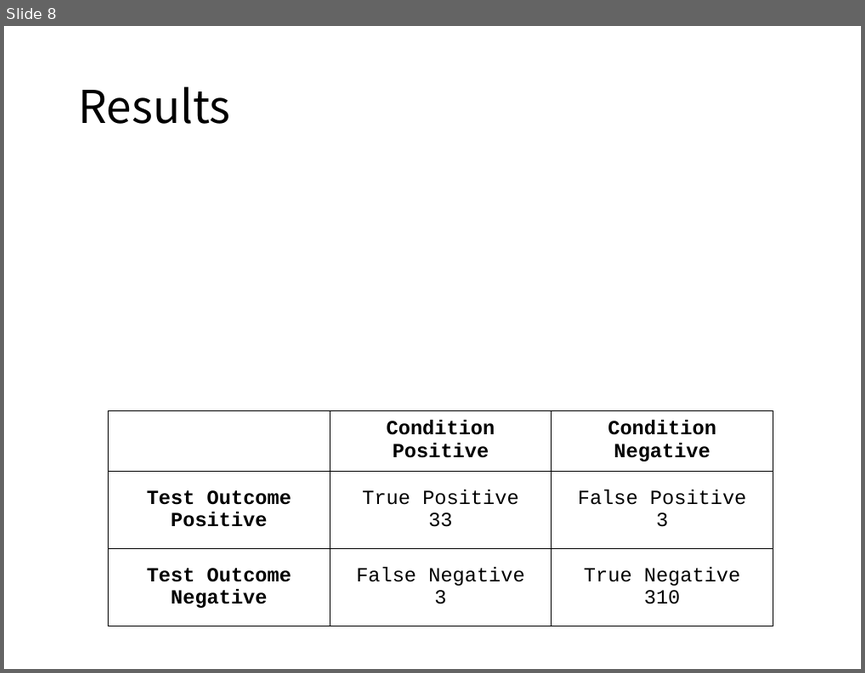
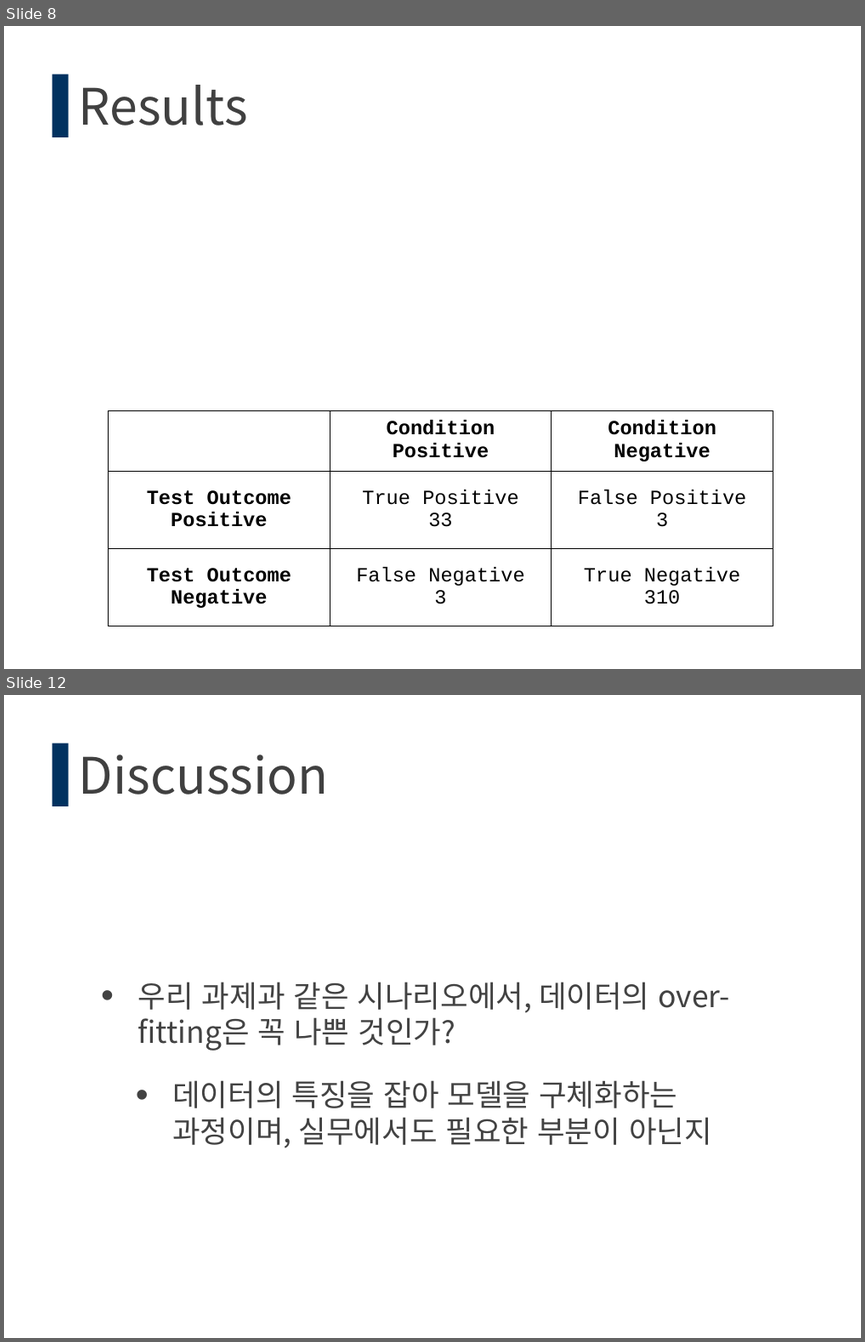
Before and after one commit to tebica/datacontest, a slide deck: [SEP592] Contest 2조(임석빈,박민우).pptx. Shown one above the other, each under a label of ours: slide 8 before the commit, slides 8 and 12 after it; the slides between them are not shown. The pictures are 865x673 and 865x1342 pixels, drawn with LibreOffice and Linux fonts; fonts in the diff are those of the drawing; grey boxes stand for pictures; background and template pictures are left out. Boxes give left, top, right and bottom in pixels: in the first picture for what was removed or moved away, otherwise in the second. Text is boxed around its words. In the diff, an @@ line names an element or a change of style, - is before the commit and + after.

```diff
--- a/[SEP592] Contest 2조(임석빈,박민우).pptx
+++ b/[SEP592] Contest 2조(임석빈,박민우).pptx
@@ slide 12 added at (4, 695, 861, 1338), background #FFFFFF; not listed: 1 template element that a slide beside it also shows @@
@@ title added at (79, 755, 329, 794), 60 pt, text #404040 @@
+Discussion
@@ text added at (138, 981, 729, 1148), 36 pt, text #424242 @@
+• 우리 과제과 같은 시나리오에서, 데이터의 over-fitting은 꼭 나쁜 것인가?
+  • 데이터의 특징을 잡아 모델을 구체화하는 과정이며, 실무에서도 필요한 부분이 아닌지
@@ slide 8 changed as well @@
@@ title "Results" at (79, 85, 248, 125): size 54 to 60 pt, text colour #000000 to #404040 @@
@@ rectangle added at (52, 74, 69, 137), fill #013260 @@
```
Also in this commit, not shown: 7 other slides changed, 5 other slides added.
